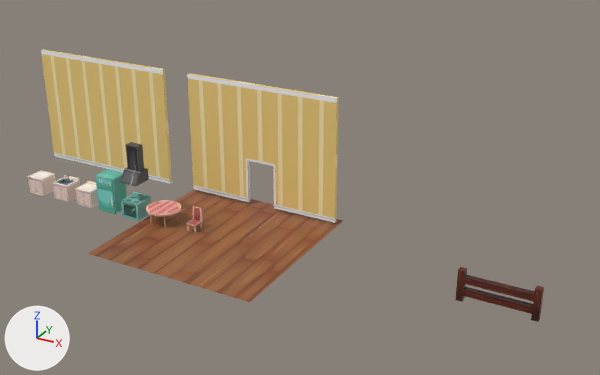
Before and after pictures for a commit that changed the Blender file Puppy Search/Assets/Models/KitchenCounter/KitchenCounterB.blend.
Camera for both pictures: a 50 mm camera at (5.2, -22.0, 13.6) aimed at (-7.4, 1.0, 2.1). Lighting does not change. The marker at lower left points along +X, +Y and +Z.

The scene before the commit, as lines of its bpy script (objects in view):
```python
ob_farmfence = bpy.data.objects.new('FarmFence', me_cube_011)
ob_farmfence.location = (-1.17, 0.0, 0.54)
ob_kitchenchair = bpy.data.objects.new('KitchenChair', me_cube_004)
ob_kitchenchair.location = (-11.18, 0.0, 0.0)
ob_kitchencounter = bpy.data.objects.new('KitchenCounter', me_cube)
ob_kitchencounter.location = (-16.15, 0.0, 0.0)
ob_kitchencounter_over = bpy.data.objects.new('KitchenCounter_Over', me_cube_007)
ob_kitchencounter_over.location = (-18.66, 0.0, 0.0)
ob_kitchenfloor = bpy.data.objects.new('KitchenFloor', me_plane)
ob_kitchenfloor.location = (-10.09, 0.0, 0.0)
ob_kitchenfridge = bpy.data.objects.new('KitchenFridge', me_cube_002)
ob_kitchenfridge.location = (-15.01, 0.0, 0.0)
ob_kitchensink = bpy.data.objects.new('KitchenSink', me_cube_006)
ob_kitchensink.location = (-17.33, 0.0, 0.0)
ob_kitchenstove = bpy.data.objects.new('KitchenStove', me_cube_003)
ob_kitchenstove.location = (-13.86, 0.0, 0.0)
ob_kitchentable = bpy.data.objects.new('KitchenTable', me_cylinder)
ob_kitchentable.location = (-12.58, 0.0, 0.0)
# also in view: 'KitchenWalls' at (-17.6, 2.9, 2.5); 'KitchenWallsDoor' at (-10.1, 2.9, 2.5); 'KitchenStove_Hood' at (-13.9, 0.0, 2.1)
```
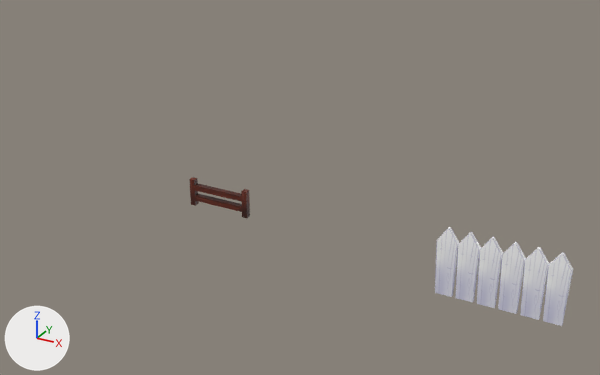
Where the newer file only moved an object's origin or applied its transform, the numbers keep the older frame.

Boxes (x1, y1, x2, y2) around the edits, measured in the pictures (600 x 375 px):
'KitchenWallsDoor', hidden (orange)
    before: (187, 73, 339, 223)
'KitchenFloor', hidden (brown)
    before: (88, 189, 343, 302)
'KitchenWalls', hidden (yellow)
    before: (41, 49, 172, 184)
'WhiteFence', added
    after: (435, 227, 573, 326)
'FarmFence', moved
    before: (455, 267, 544, 322)
    after: (189, 177, 250, 218)
'KitchenFridge', hidden (cyan)
    before: (95, 169, 127, 214)
'KitchenStove_Hood', hidden
    before: (120, 142, 149, 186)
'KitchenStove', hidden (cyan)
    before: (121, 192, 151, 221)
'KitchenCounter_Over', hidden
    before: (28, 170, 56, 196)
'KitchenSink', hidden
    before: (52, 175, 80, 202)
'KitchenTable', hidden (pink)
    before: (146, 200, 181, 228)
'KitchenCounter', hidden
    before: (75, 181, 98, 208)
'KitchenChair', hidden
    before: (186, 206, 203, 233)

The change in detail:
Picture 'WhiteFence_C.png' (img_whitefence_c_png) is new.
Material 'WhiteFence' (mat_whitefence) is new.
Its texture is img_whitefence_c_png.
Mesh me_cube_012 is new.
It has 12 vertices, 10 faces and spans x -2.04..-1.36, y -0.08..0.08, z 0.05..2.36.
It uses material mat_whitefence (picture img_whitefence_c_png).
Object 'FarmFence' (ob_farmfence) moves from (-1.17, 0.0, 0.54) to (-12.51, 1.82, 0.54).
Object 'KitchenChair' (ob_kitchenchair) is now hidden.
Object 'KitchenCounter' (ob_kitchencounter) is now hidden.
Object 'KitchenCounter_Over' (ob_kitchencounter_over) is now hidden.
Object 'KitchenFloor' (ob_kitchenfloor) is now hidden.
Object 'KitchenFridge' (ob_kitchenfridge) is now hidden.
Object 'KitchenSink' (ob_kitchensink) is now hidden.
Object 'KitchenStove' (ob_kitchenstove) is now hidden.
Object 'KitchenStove_Hood' (ob_kitchenstove_hood) is now hidden.
Object 'KitchenTable' (ob_kitchentable) is now hidden.
Object 'KitchenWalls' (ob_kitchenwalls) is now hidden.
Object 'KitchenWallsDoor' (ob_kitchenwallsdoor) is now hidden.
Object 'WhiteFence' (ob_whitefence) is new; it shows me_cube_012.
Its location is (0.0, 0.0, 0.0).
It gains a ARRAY modifier named 'Array'.
Modifier setting: count = 6.
